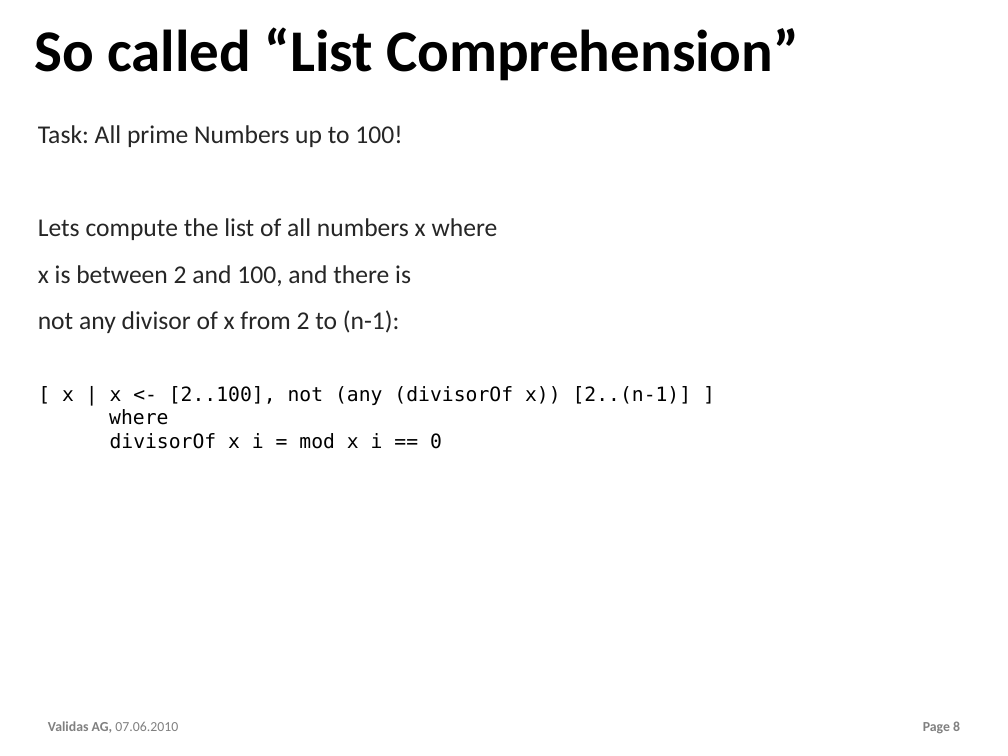
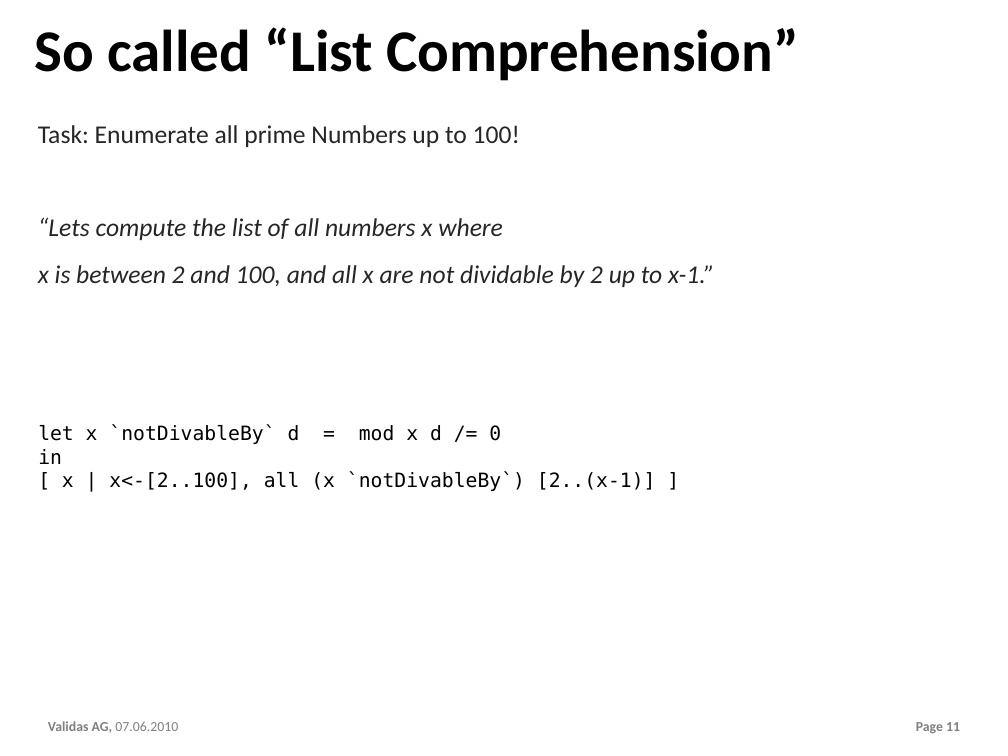
Before and after one commit to theoremprover/chess, a slide deck: slide 11 of ppt/Chess200.pptx (slide 8 before the commit). Drawn at 1008x756 pixels with LibreOffice and Linux fonts; fonts in the diff are those of the drawing; background and template pictures are left out. Boxes give left, top, right and bottom in pixels: in the first picture for what was removed or moved away, otherwise in the second. Text is boxed around its words. In the diff, an @@ line names an element or a change of style, - is before the commit and + after.

```diff
--- a/ppt/Chess200.pptx
+++ b/ppt/Chess200.pptx
@@ text at <box>38,125,715,287</box>: text changed; italic on @@
-Task: All prime Numbers up to 100!
-Lets compute the list of all numbers x where
-x is between 2 and 100, and there is
-not any divisor of x from 2 to (n-1):
+Task: Enumerate all prime Numbers up to 100!
+“Lets compute the list of all numbers x where
+x is between 2 and 100, and all x are not dividable by 2 up to x-1.”
@@ text at <box>38,424,656,491</box>: text changed @@
-[ x | x <- [2..100], not (any (divisorOf x)) [2..(n-1)] ]
-where
-divisorOf x i = mod x i == 0
+let x `notDivableBy` d = mod x d /= 0
+in
+[ x | x<-[2..100], all (x `notDivableBy`) [2..(x-1)] ]
@@ page number at <box>916,722,960,733</box>: text changed @@
-Page 8
+Page 11
```
Also in this commit, not shown: 4 other slides changed, 3 slides added.
